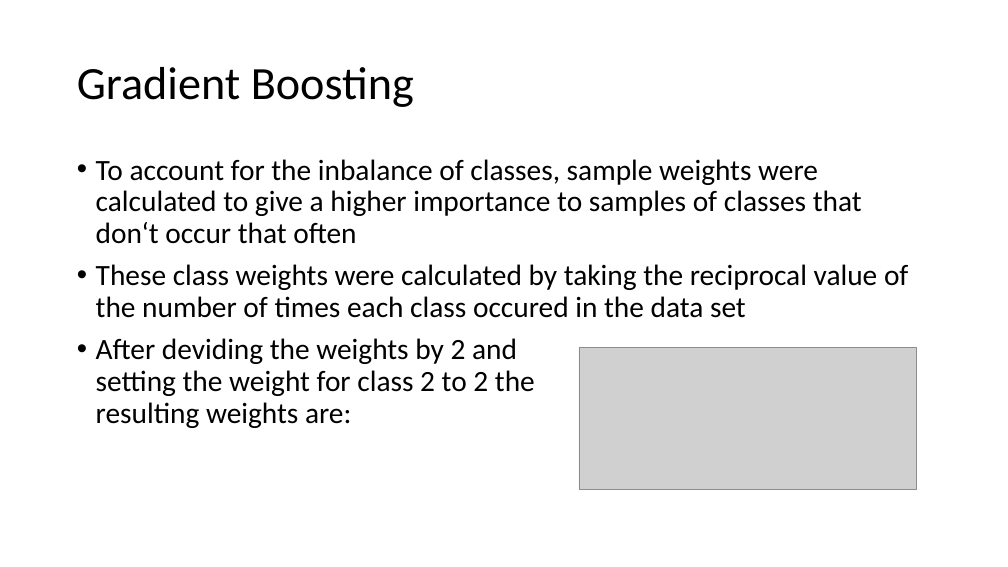
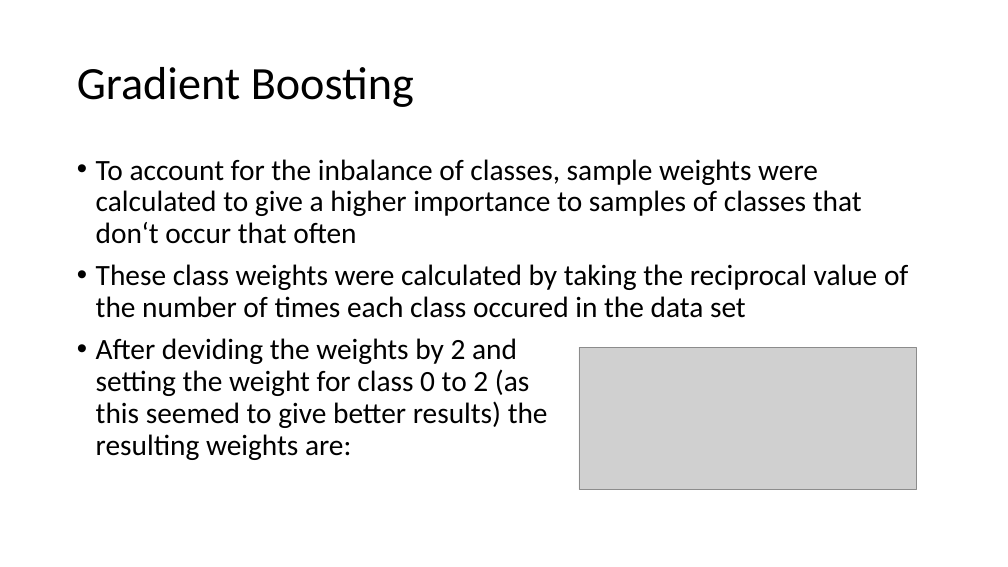
Before and after one commit to sandroassek/SS23_UE_MLPC, a slide deck: slide 9 of Challenge Presentation.pptx. Drawn at 1008x567 pixels with LibreOffice and Linux fonts; fonts in the diff are those of the drawing; grey boxes stand for pictures. Boxes give left, top, right and bottom in pixels: in the first picture for what was removed or moved away, otherwise in the second. Text is boxed around its words. In the diff, an @@ line names an element or a change of style, - is before the commit and + after.

Commit message:
Updated Gradient Boosting

```diff
--- a/Challenge Presentation.pptx
+++ b/Challenge Presentation.pptx
@@ text at [96, 338, 548, 460]: text changed @@
-• After deviding the weights by 2 and
-  setting the weight for class 2 to 2 the
-  resulting weights are:
+• After deviding the weights by 2 and
+  setting the weight for class 0 to 2 (as
+  this seemed to give better results) the
+  resulting weights are:
```
Also in this commit, not shown: 1 other slide changed.
